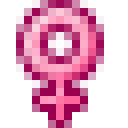
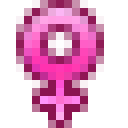
Layer changes from the first 128px x 128px image to the second:
added layer "Слой 1" above "Слой 0" over bbox(24, 8, 96, 120)
hid "Слой 0" over bbox(24, 8, 96, 120)
